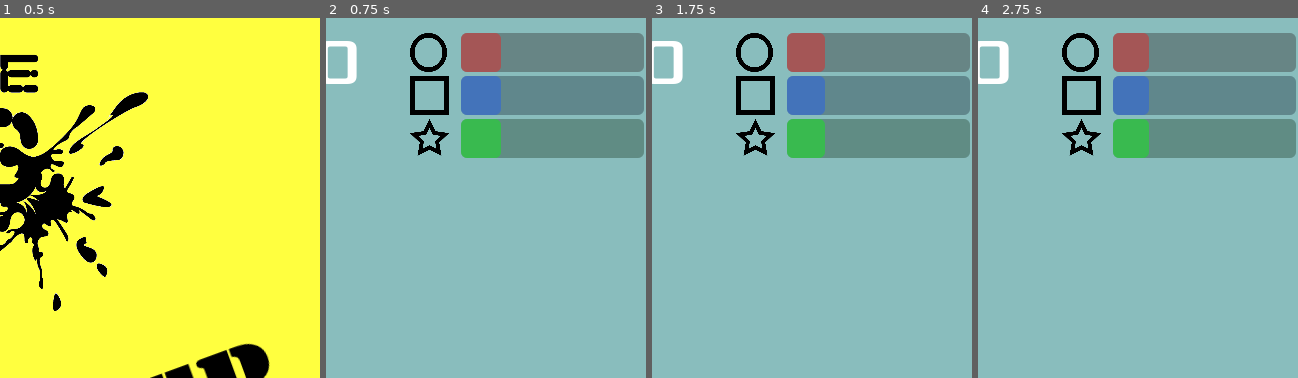
Above: before the commit, frames 1-4 (left to right).
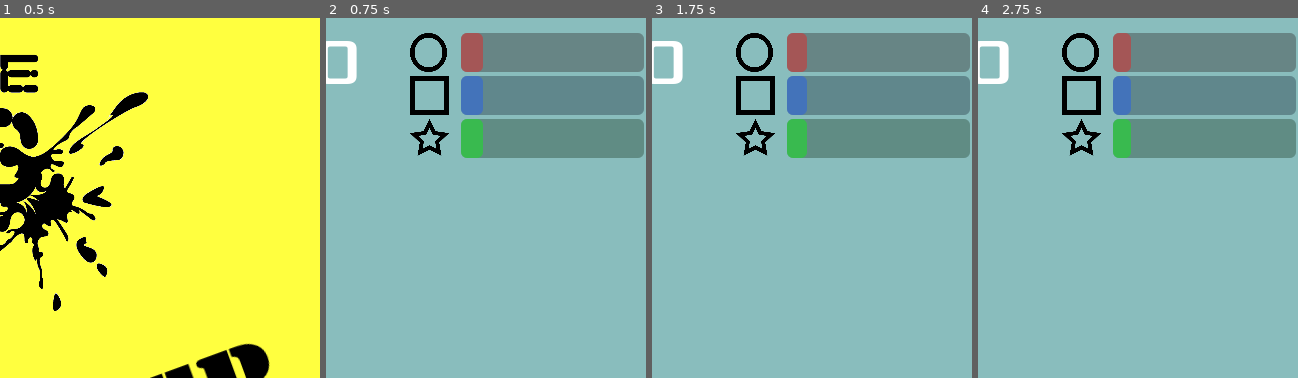
Above: after the commit, the same moments.

Repository: oxfordmmm/bash_the_bug_defender
Game: Godot game, scene res://scenes/splash_screen.tscn
The game is run twice, just before and just after one commit, with the same random seed, the same clock (stepped at 60 frames per second) and the same inputs.
Inputs (mouse positions are % of the whole screen's width and height, from its top left):
- Up to frame 1 (0.5 s): no input
- Up to frame 2 (0.75 s): click "Start" at 0.5 s
- Up to frame 3 (1.75 s): click (27, 90) at 1.25 s
- Up to frame 4 (2.75 s): click (58, 90) at 2 s
The pictures show only the part of the screen within x 48-98%, y 0-50%; the shares and areas given below are measured in that part.

Frame 1 is identical in both runs. In frame 2, 1.8% of the frame differs, in the area x 47-55%, y 4-39%; in frame 3, 1.8%; in frame 4, 1.8%.

Commit message:
feat: tie spawn rate to difficult

Diff:
--- a/global.gd
+++ b/global.gd
@@ -1,2 +1,4 @@
 extends Node
-var speed = 0
+var speed = 30
+var initial_spawn_rate = 0.4
+var spawn_rate_acceleration = 0.02
--- a/scenes/single_player.tscn
+++ b/scenes/single_player.tscn
@@ -87,8 +87,6 @@
 spawn_centre = NodePath("../PlayerPos")
 spawn_distance = 450.0
 bug_scene = ExtResource("4_uveui")
-initial_rate = 0.6
-spawn_acceleration = 0.03
 
 [node name="SpawnTimer" type="Timer" parent="BugSpawner"]
 
--- a/scenes/splash_screen.tscn
+++ b/scenes/splash_screen.tscn
@@ -1,6 +1,6 @@
 [gd_scene load_steps=4 format=3 uid="uid://cbith3cgujp0v"]
 
-[ext_resource type="Script" uid="uid://bw1qgj05ww7cs" path="res://scenes/splash_screen.gd" id="1_4gp4q"]
+[ext_resource type="Script" uid="uid://bw1qgj05ww7cs" path="res://src/splash_screen.gd" id="1_4gp4q"]
 [ext_resource type="Texture2D" uid="uid://druoqvdqk10ay" path="res://art/defender.svg" id="1_hsxvm"]
 [ext_resource type="Texture2D" uid="uid://d3h2wu7vxstqt" path="res://art/Bash-the-Bug-Logo.webp" id="1_n4g2v"]
 
--- a/src/spawner.gd
+++ b/src/spawner.gd
@@ -4,14 +4,13 @@
 @export var spawn_distance: float
 @export var bug_scene: PackedScene
 
-@export var initial_rate: float = 1
-@export var spawn_acceleration: float = 0.1 # per second
+var spawn_acceleration: float = 0.1 # per second
 var spawn_rate = 1
 
 var initial_resistance_rates: Dictionary = {
-	game_enums.AntibioticTypes.RED: 0.2,
-	game_enums.AntibioticTypes.BLUE: 0.2,
-	game_enums.AntibioticTypes.GREEN: 0.2,
+	game_enums.AntibioticTypes.RED: 0.1,
+	game_enums.AntibioticTypes.BLUE: 0.1,
+	game_enums.AntibioticTypes.GREEN: 0.1,
 }
 @export var resistance_rates: Dictionary
 
@@ -29,12 +28,12 @@
 
 # Called when the node enters the scene tree for the first time.
 func _ready() -> void:
-	pass # Replace with function body.
+	spawn_acceleration = Global.spawn_rate_acceleration
 
 
 
 func begin_spawning():
-	spawn_rate = initial_rate
+	spawn_rate = Global.initial_spawn_rate
 	resistance_rates = initial_resistance_rates.duplicate(false)
 	$SpawnTimer.wait_time = 1/spawn_rate
 	$SpawnTimer.start()
@@ -66,8 +65,11 @@
 	for color in resistance_rates:
 		if randf() < resistance_rates[color]:
 			resistances.append(color)
-		if len(resistances) >= 2:
-			break
+
+	if len(resistances) > 2:
+		print("removing")
+		# need to remove one at random
+		resistances.remove_at(randi() % 3)
 
 	bug.initialize(spawn_centre.position + dir * spawn_distance, spawn_centre.position, resistances)
 	get_tree().root.add_child(bug)
--- a/scenes/splash_screen.gd
+++ b/src/splash_screen.gd
@@ -4,9 +4,15 @@
 	var difficulty = get_node("DifficultyButton").get_selected_id()
 	match difficulty:
 		0:
-			Global.speed = 10
+			Global.speed = 45
+			Global.initial_spawn_rate = 0.3
+			Global.spawn_rate_acceleration = 0.015
 		1:
 			Global.speed = 90
+			Global.initial_spawn_rate = 0.6
+			Global.spawn_rate_acceleration = 0.03
 		2:
 			Global.speed = 120
+			Global.initial_spawn_rate = 0.8
+			Global.spawn_rate_acceleration = 0.03
 	get_tree().change_scene_to_file("res://scenes/single_player.tscn")
Renamed: scenes/splash_screen.gd.uid -> src/splash_screen.gd.uid
